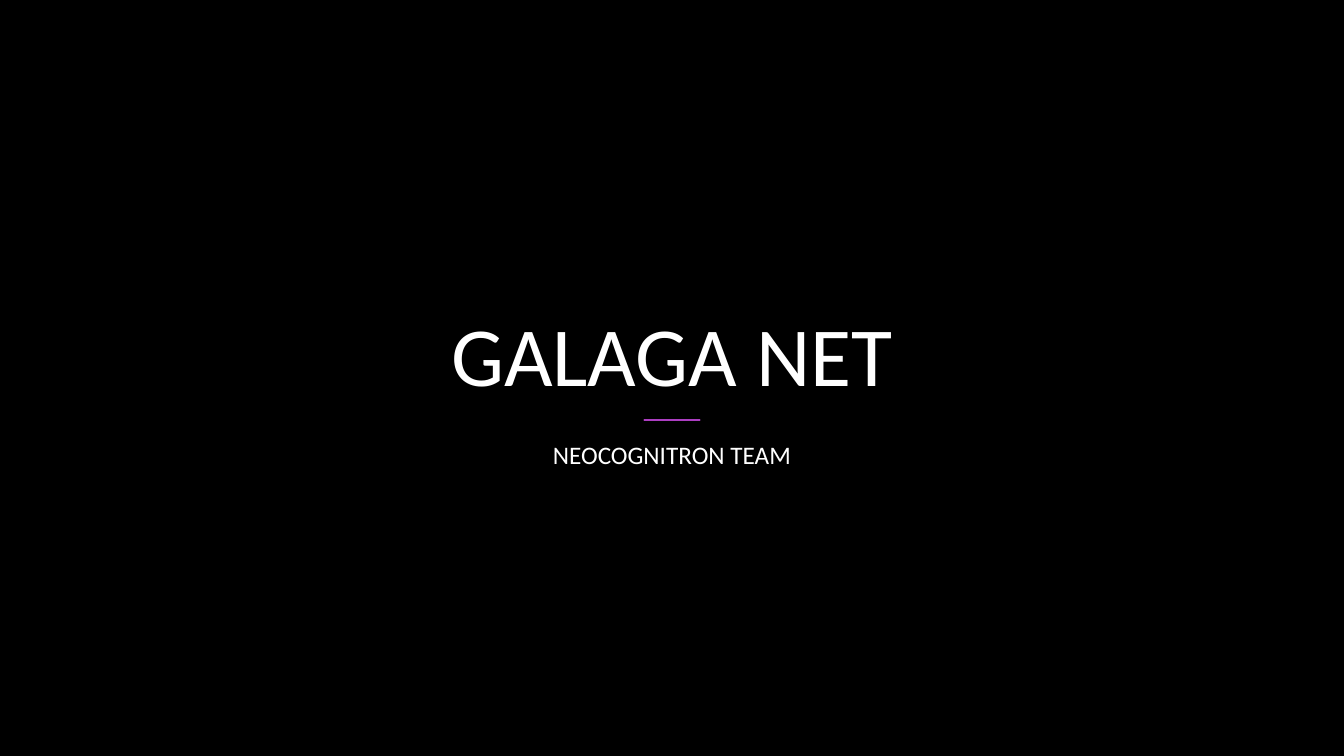
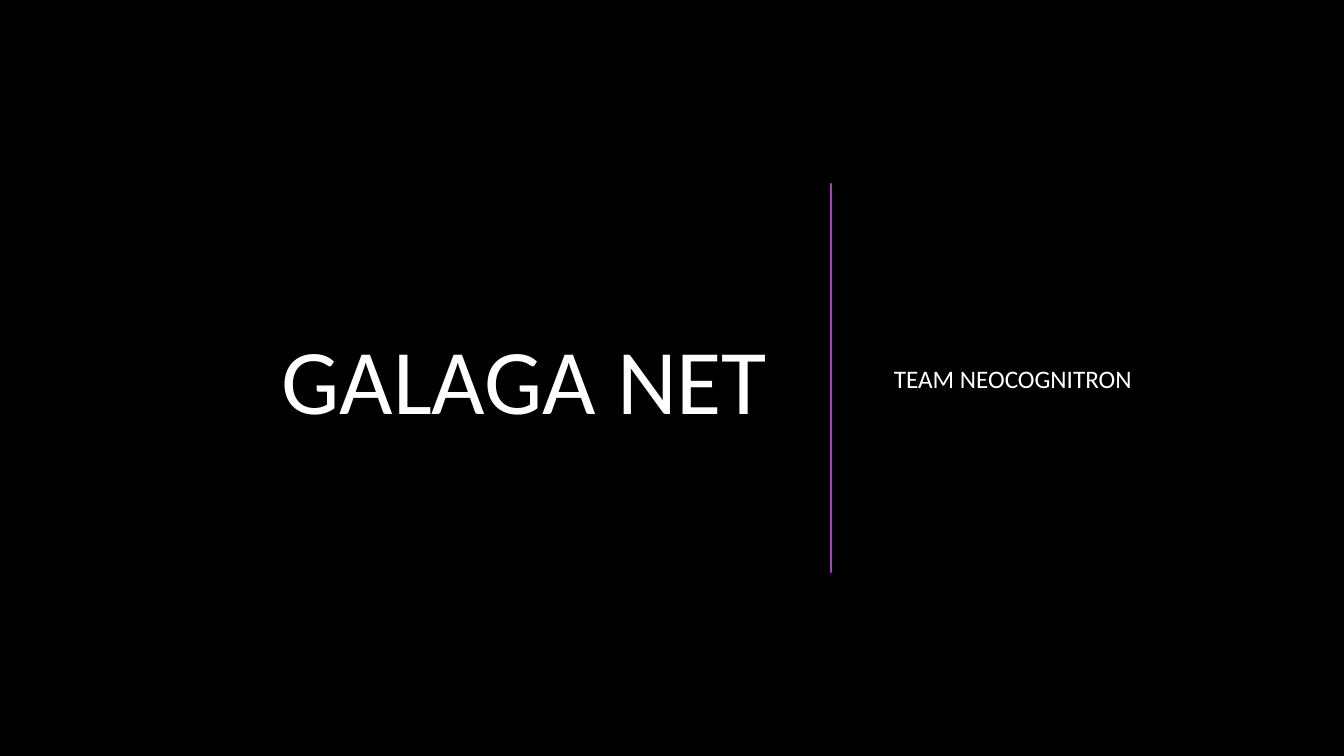
Before and after one commit to CSCI4850/S20-team3-project, a slide deck: slide 1 of Presentation.pptx. Drawn at 1344x756 pixels with LibreOffice and Linux fonts; fonts in the diff are those of the drawing; background and template pictures are left out. Boxes give left, top, right and bottom in pixels: in the first picture for what was removed or moved away, otherwise in the second. Text is boxed around its words. In the diff, an @@ line names an element or a change of style, - is before the commit and + after.

```diff
--- a/Presentation.pptx
+++ b/Presentation.pptx
@@ title "GALAGA NET" moved from (x1=451, y1=331, x2=892, y2=387) to (x1=281, y1=354, x2=767, y2=415) @@
@@ title "GALAGA NET" at (x1=281, y1=354, x2=767, y2=415): size 60 to 66 pt; alignment centre to right; vertical alignment bottom to middle @@
@@ line added from (831, 184) to (831, 572), #AC3EC1 1.5 pt @@
@@ subtitle "TEAM NEOCOGNITRON" at (x1=894, y1=371, x2=1132, y2=388): vertical alignment top to middle @@
@@ subtitle at (x1=894, y1=371, x2=1132, y2=388): text changed @@
-NEOCOGNITRON TEAM
+TEAM NEOCOGNITRON
@@ line removed from (644, 420) to (700, 420) @@
```
Also in this commit, not shown: 4 other slides changed, 7 slides added, 2 slides removed.
